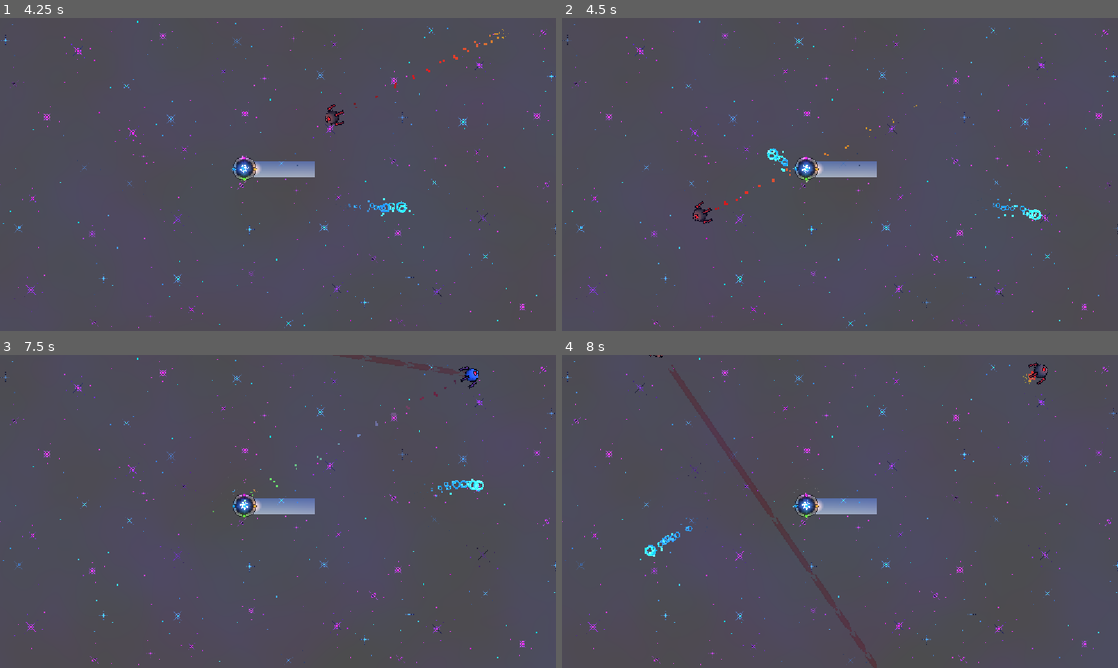
Above: before the commit, frames 1-4 (two rows, left to right).
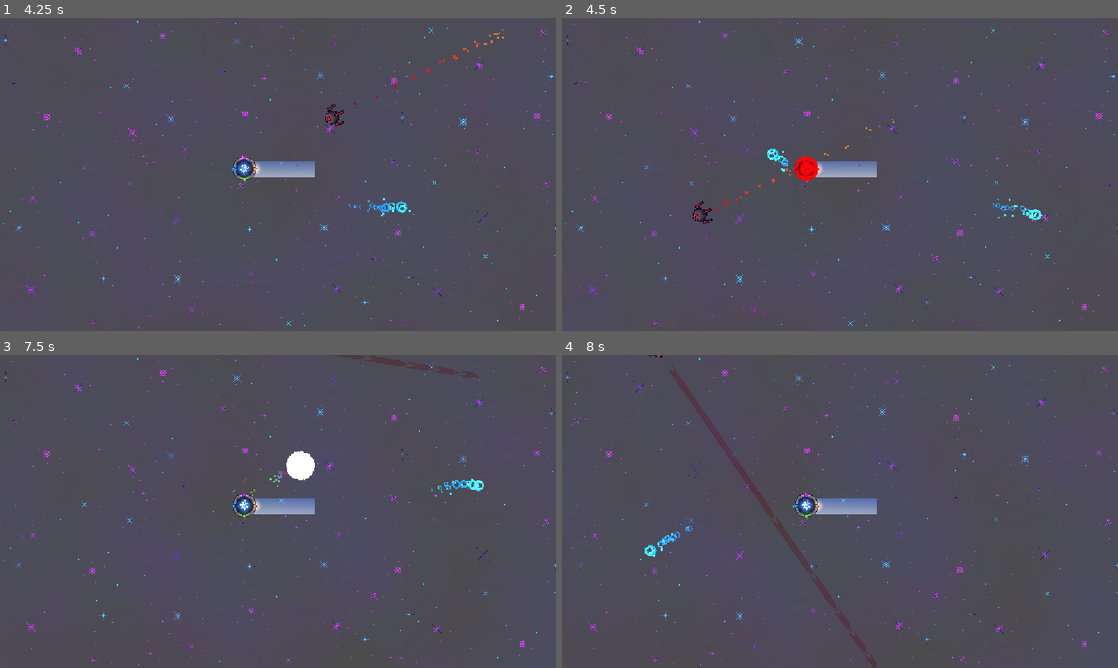
Above: after the commit, the same moments.

Repository: eee12342/New-Game
Game: Godot game, scene res://scenes/MainMenu.tscn
The game is run twice, just before and just after one commit, with the same random seed, the same clock (stepped at 60 frames per second) and the same inputs.
Inputs (mouse positions are in pixels of both pictures, inside the frame that each line leads up to):
- Up to frame 1 (4.25 s): move the mouse to (400, 158) at 0.52 s; tap one key every 0.75 s from 0.6 s: A (colour1) W (colour2) D (colour3) S (colour4); click (400, 158) at 0.67 s; move the mouse to (166, 190) at 1.27 s; click (166, 190) at 1.42 s; move the mouse to (333, 105) at 2.02 s; click (333, 105) at 2.17 s; move the mouse to (250, 237) at 2.77 s; click (250, 237) at 2.92 s; move the mouse to (444, 221) at 3.52 s; hold Shift (colour_change_mode) from 3.53 s (still down); click (444, 221) at 3.67 s
- Up to frame 2 (4.5 s): move the mouse to (673, 127) at 4.27 s; release Shift (colour_change_mode) at 4.28 s; click (673, 127) at 4.35 s
- Up to frame 3 (7.5 s): move the mouse to (305, 511) at 5.02 s; tap one key every 0.75 s from 5.1 s: A (colour1) W (colour2) D (colour3) S (colour4); click (305, 511) at 5.17 s; move the mouse to (194, 433) at 5.77 s; click (194, 433) at 5.92 s; move the mouse to (400, 495) at 6.52 s; click (400, 495) at 6.67 s; move the mouse to (166, 527) at 7.27 s; click (166, 527) at 7.42 s
- Up to frame 4 (8 s): no input

Frame 1 is identical in both runs. In frame 2, 0.3% of the frame differs, in the area x 41-47%, y 43-53%; in frame 3, 0.6%, in the area x 49-87%, y 3-43%; in frame 4, 0.1%.

Commit message:
Initialize collisions and group enemies
Add hitbox onready and set_collision() to character.gd to configure collision_layer and collision_mask. Call player.set_collision() in main._ready() so the player's hitbox is configured at startup. Ensure spawned enemies are added to the "enemies" group and mark the enemy2 Visuals node in its scene with the same group. These changes ensure collision layers/masks are set and enemies are grouped for management.

Diff:
--- a/scenes/character/character.gd
+++ b/scenes/character/character.gd
@@ -11,6 +11,7 @@
 	"colour2": bullet_purple
 }
 @onready var bullet_spawn: Marker2D = $BulletSpawns/BulletSpawn
+@onready var hitbox: Area2D = $Hitbox
 var charge_started_time: float
 
 @export var speed := 300.0
@@ -96,3 +97,8 @@
 	if health <= 0:
 		Messenger.player_dead = true
 		queue_free()
+
+
+func set_collision():
+	hitbox.collision_mask = 4
+	hitbox.collision_layer = 1
--- a/scenes/enemy/enemy2/enemy2.tscn
+++ b/scenes/enemy/enemy2/enemy2.tscn
@@ -53,7 +53,7 @@
 scale = Vector2(1, 1.2)
 shape = SubResource("CircleShape2D_tipki")
 
-[node name="Visuals" type="Node2D" parent="." unique_id=1174103694]
+[node name="Visuals" type="Node2D" parent="." unique_id=1174103694 groups=["enemies"]]
 position = Vector2(-10, 0)
 rotation = 3.1415927
 
--- a/scenes/main.gd
+++ b/scenes/main.gd
@@ -6,11 +6,14 @@
 @onready var enemies_spawn_timer: Timer = $Enemies/SpawnTimer
 @onready var enemies_spawn_points: Node2D = $Enemies/EnemySpawnPoints
 
+@onready var player: CharacterBody2D = $Character
+
 var rng = RandomNumberGenerator.new()
 
 
 func _ready() -> void:
 	spawner()
+	player.set_collision()
 
 
 func _process(_delta: float) -> void:
@@ -33,6 +36,7 @@
 	var enemy = enemy1_scene.instantiate()
 	enemy.global_position = start.global_position
 	enemy.set_collision()
+	enemy.add_to_group("enemies")
 	add_child(enemy)
 
 	tween_spawn(enemy, end)
